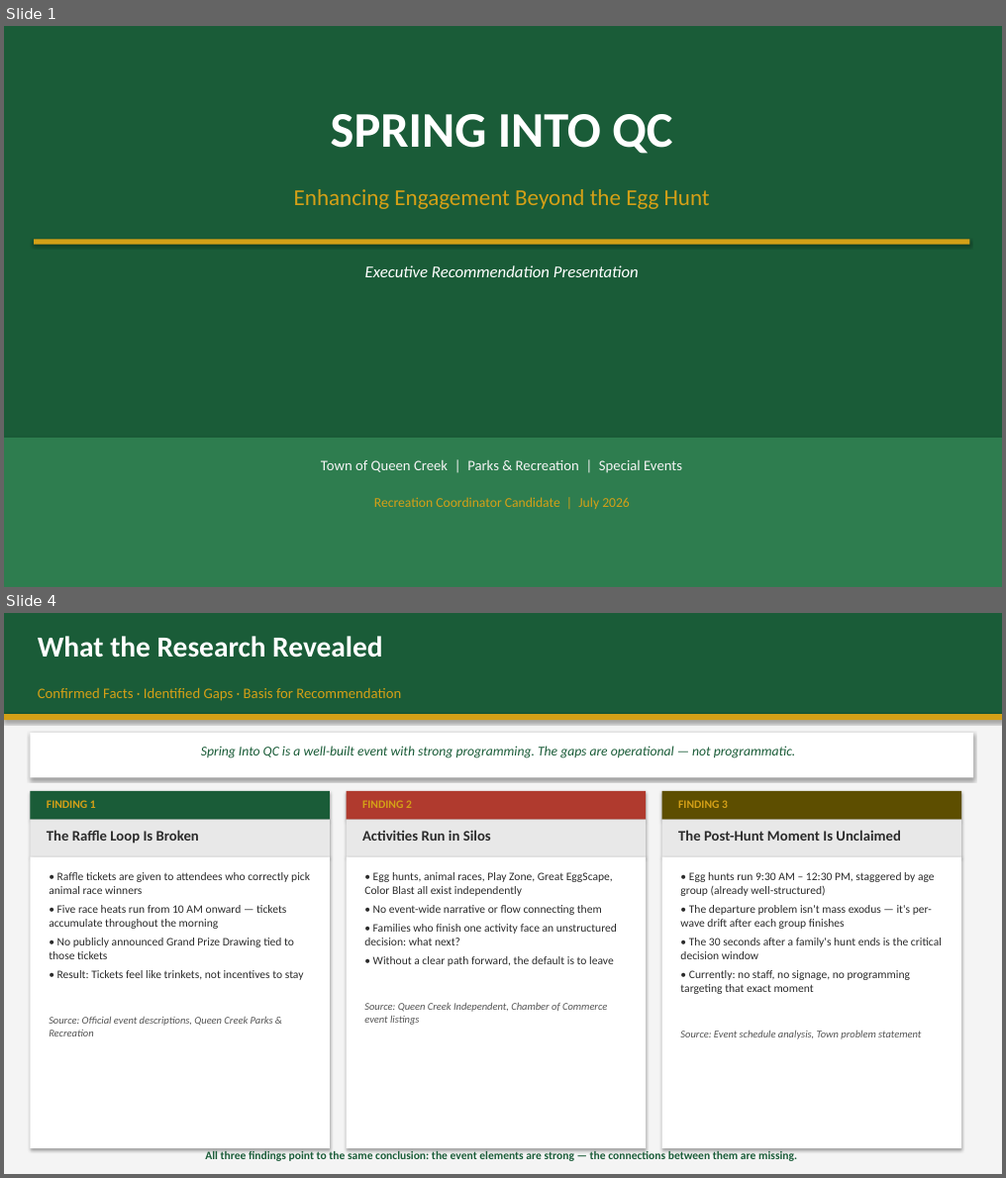
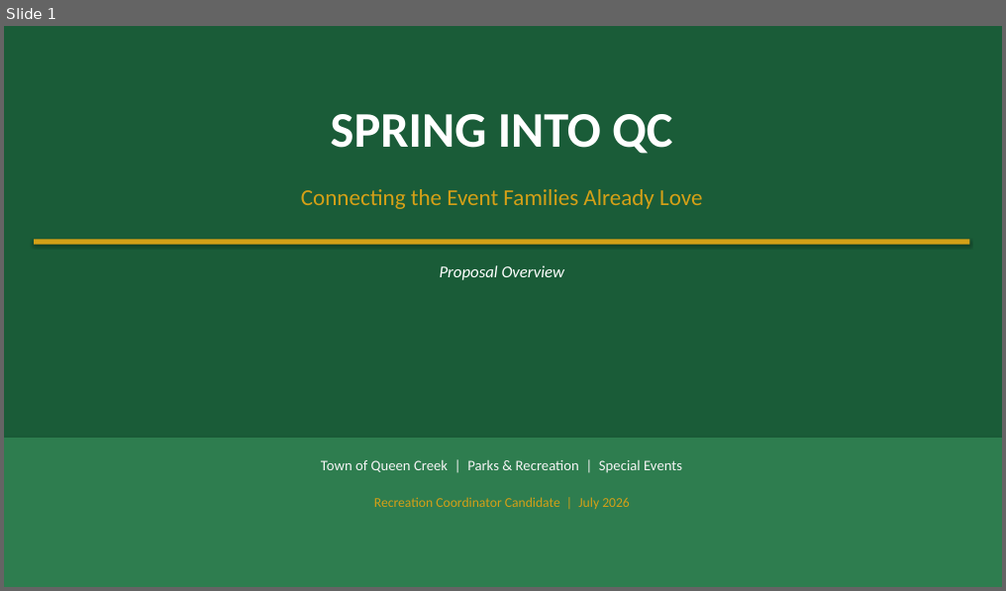
Before and after one commit to billy12/qc, a slide deck: SpringIntoQC_Presentation.pptx. Shown one above the other, each under a label of ours: slides 1 and 4 before the commit, slide 1 after it; the slides between them are not shown. The pictures are 1006x1178 and 1006x591 pixels, drawn with LibreOffice and Linux fonts; fonts in the diff are those of the drawing. Boxes give left, top, right and bottom in pixels: in the first picture for what was removed or moved away, otherwise in the second. Text is boxed around its words. In the diff, an @@ line names an element or a change of style, - is before the commit and + after.

```diff
--- a/SpringIntoQC_Presentation.pptx
+++ b/SpringIntoQC_Presentation.pptx
@@ slide 4 removed at (4, 613, 1002, 1174), background #FFFFFF @@
@@ rectangle removed at (4, 613, 1002, 1174) @@
@@ rectangle removed at (4, 613, 1002, 714) @@
@@ text removed at (38, 636, 382, 658) @@
-What the Research Revealed
@@ text removed at (38, 688, 401, 701) @@
-Confirmed Facts · Identified Gaps · Basis for Recommendation
@@ rectangle removed at (4, 714, 1002, 720) @@
@@ rectangle removed at (30, 733, 973, 777) @@
@@ text removed at (201, 746, 796, 759) @@
-Spring Into QC is a well-built event with strong programming. The gaps are operational — not programmatic.
@@ rectangle removed at (30, 791, 330, 820) @@
@@ rectangle removed at (30, 820, 330, 858) @@
@@ text removed at (47, 800, 96, 808) @@
-FINDING 1
@@ rectangle removed at (347, 791, 646, 820) @@
@@ rectangle removed at (347, 820, 646, 858) @@
@@ text removed at (362, 800, 412, 808) @@
-FINDING 2
@@ rectangle removed at (662, 791, 961, 820) @@
@@ rectangle removed at (662, 820, 961, 858) @@
@@ text removed at (678, 800, 728, 808) @@
-FINDING 3
@@ text removed at (47, 830, 199, 844) @@
-The Raffle Loop Is Broken
@@ text removed at (362, 830, 491, 841) @@
-Activities Run in Silos
@@ text removed at (678, 830, 900, 841) @@
-The Post-Hunt Moment Is Unclaimed
@@ rectangle removed at (30, 858, 330, 1149) @@
@@ text removed at (49, 872, 310, 1037) @@
-• Raffle tickets are given to attendees who correctly pick animal race winners
-• Five race heats run from 10 AM onward — tickets accumulate throughout the morning
-• No publicly announced Grand Prize Drawing tied to those tickets
-• Result: Tickets feel like trinkets, not incentives to stay
-Source: Official event descriptions, Queen Creek Parks & Recreation
@@ rectangle removed at (347, 858, 646, 1149) @@
@@ text removed at (364, 872, 617, 1025) @@
-• Egg hunts, animal races, Play Zone, Great EggScape, Color Blast all exist independently
-• No event-wide narrative or flow connecting them
-• Families who finish one activity face an unstructured decision: what next?
-• Without a clear path forward, the default is to leave
-Source: Queen Creek Independent, Chamber of Commerce event listings
@@ rectangle removed at (662, 858, 961, 1149) @@
@@ text removed at (680, 872, 942, 1040) @@
-• Egg hunts run 9:30 AM – 12:30 PM, staggered by age group (already well-structured)
-• The departure problem isn't mass exodus — it's per-wave drift after each group finishes
-• The 30 seconds after a family's hunt ends is the critical decision window
-• Currently: no staff, no signage, no programming targeting that exact moment
-Source: Event schedule analysis, Town problem statement
@@ text removed at (205, 1150, 797, 1162) @@
-All three findings point to the same conclusion: the event elements are strong — the connections between them are missing.
@@ slide 1 changed as well @@
@@ text at (301, 189, 702, 209): text changed @@
-Enhancing Engagement Beyond the Egg Hunt
+Connecting the Event Families Already Love
@@ text at (440, 266, 564, 280): text changed @@
-Executive Recommendation Presentation
+Proposal Overview
```
Also in this commit, not shown: 1 other slide changed, 8 slides added, 8 other slides removed, 9 other files.
